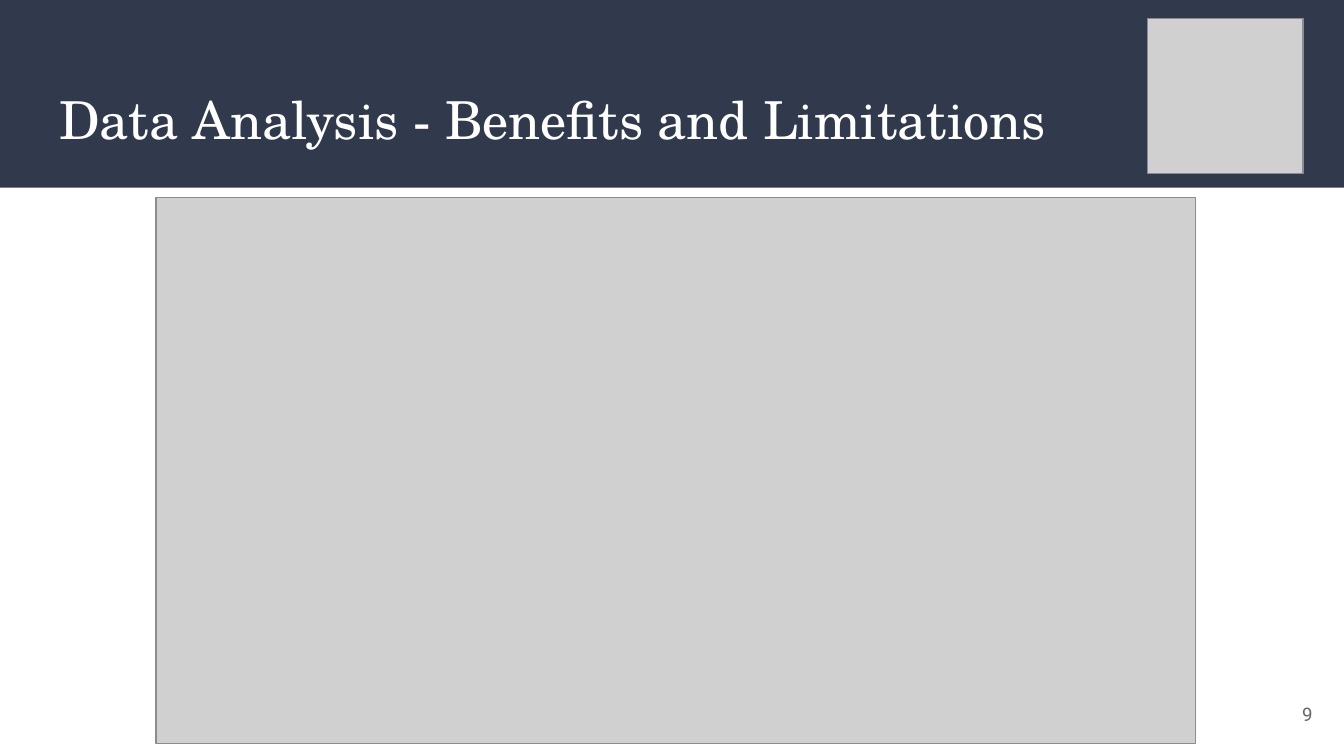
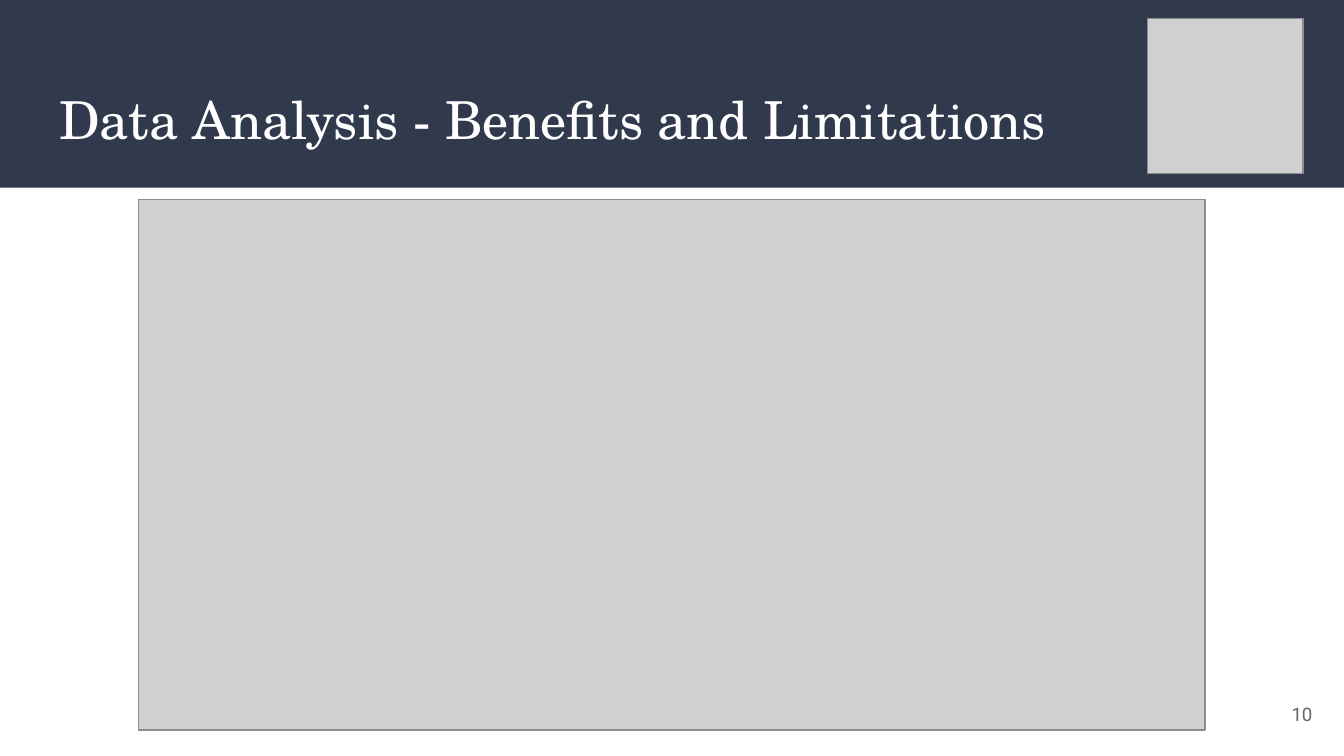
Before and after one commit to AaraniSivasekaram/Predictive_Modelling_Project, a slide deck: slide 10 of Vaccine Hesitancy Presentation.pptx (slide 9 before the commit). Drawn at 1344x756 pixels with LibreOffice and Linux fonts; fonts in the diff are those of the drawing; grey boxes stand for pictures. Boxes give left, top, right and bottom in pixels: in the first picture for what was removed or moved away, otherwise in the second. Text is boxed around its words. In the diff, an @@ line names an element or a change of style, - is before the commit and + after.

Commit message:
Update data analysis section of presentation

```diff
--- a/Vaccine Hesitancy Presentation.pptx
+++ b/Vaccine Hesitancy Presentation.pptx
@@ picture: place and size @@
-picture at (156, 198, 1195, 743)
+picture at (138, 199, 1206, 730)
@@ page number at (1292, 707, 1313, 721): text changed @@
-9
+10
```
Also in this commit, not shown: 1 other slide changed, 1 slide added.
